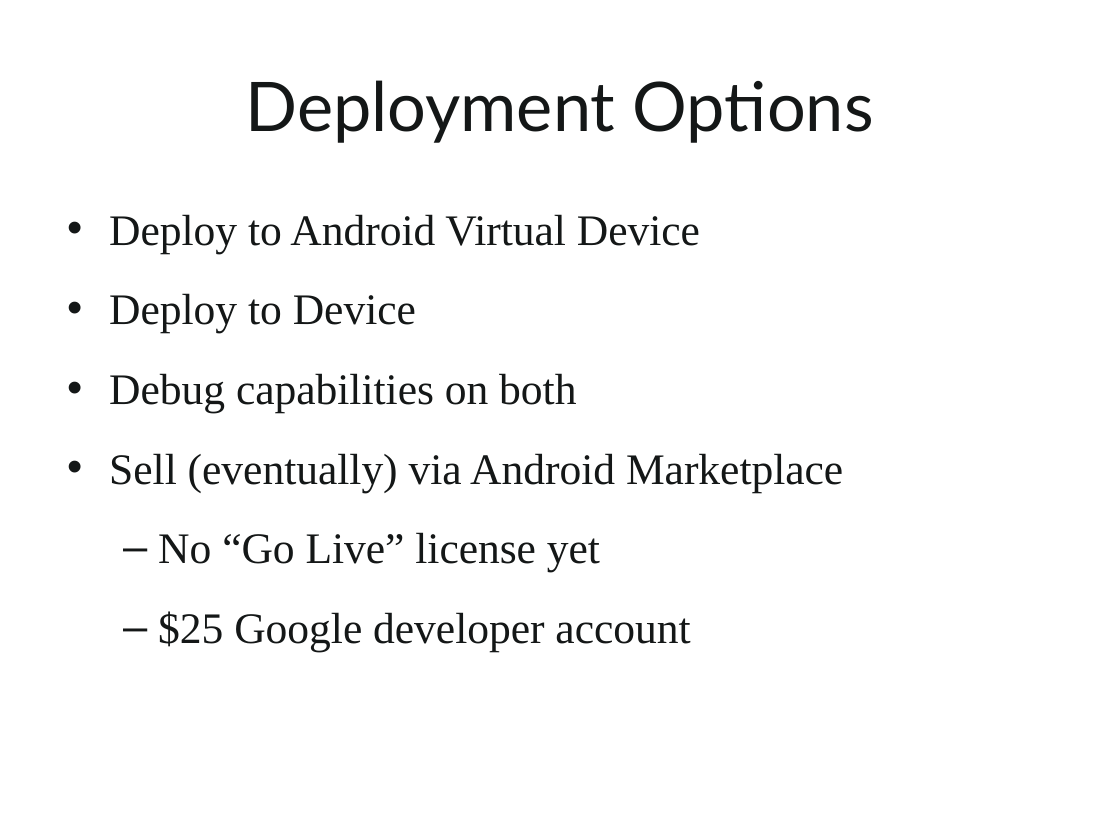
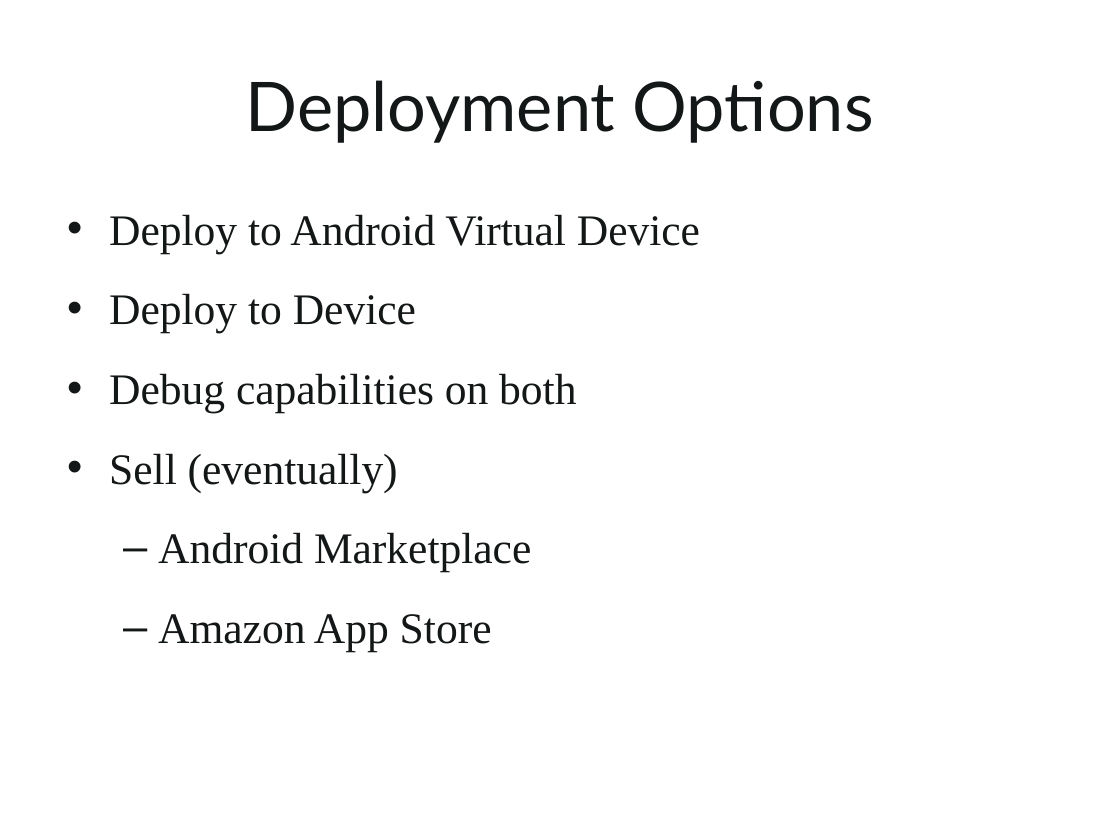
Before and after one commit to kevinmcmahon/MonoDroid101, a slide deck: slide 15 of slides/Monodroid101.pptx. Drawn at 1120x840 pixels with LibreOffice and Linux fonts; fonts in the diff are those of the drawing; background and template pictures are left out. Boxes give left, top, right and bottom in pixels: in the first picture for what was removed or moved away, otherwise in the second. Text is boxed around its words. In the diff, an @@ line names an element or a change of style, - is before the commit and + after.

```diff
--- a/slides/Monodroid101.pptx
+++ b/slides/Monodroid101.pptx
@@ text at (109,453,531,652): text changed @@
-• Sell (eventually) via Android Marketplace
-  – No “Go Live” license yet
-  – $25 Google developer account
+• Sell (eventually)
+  – Android Marketplace
+  – Amazon App Store
```
Also in this commit, not shown: 8 other slides changed, 2 slides added.
